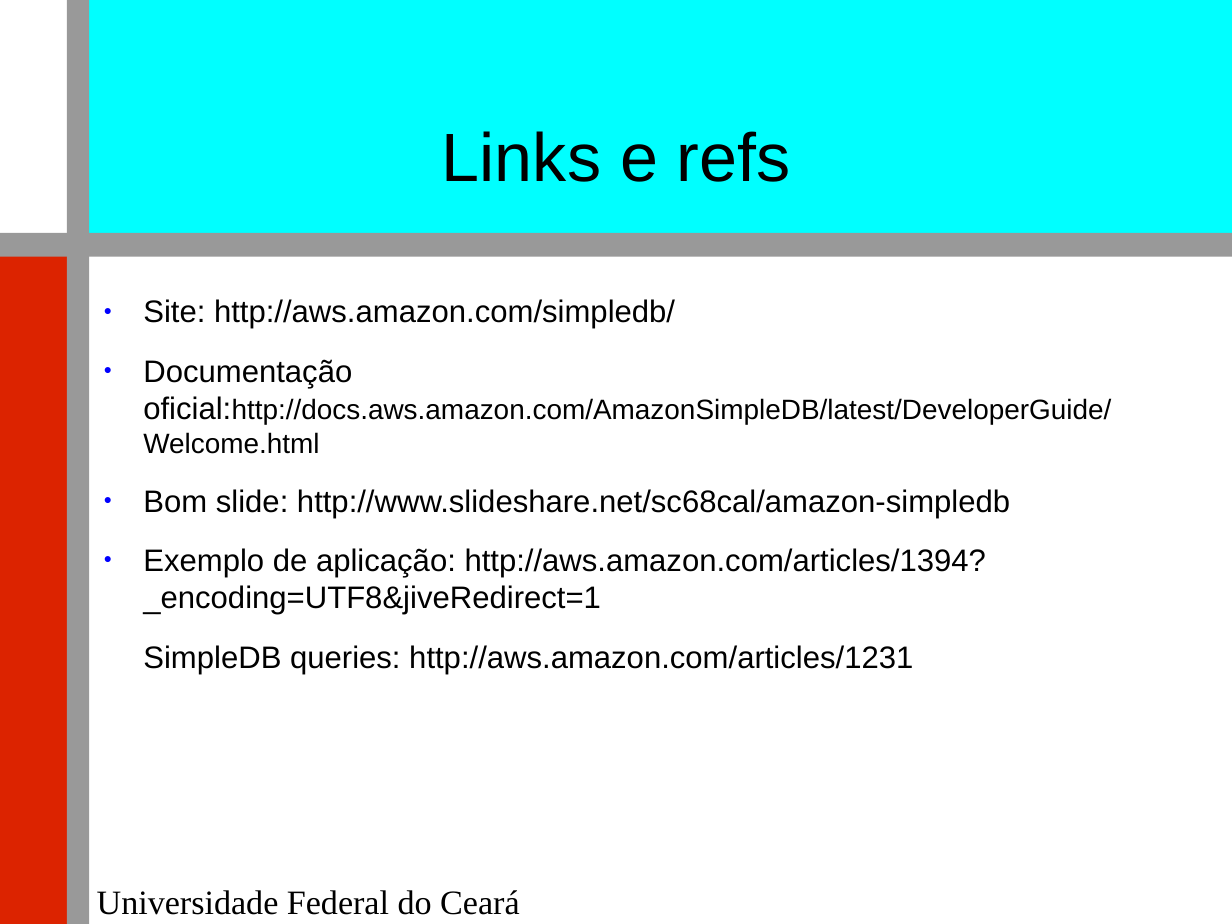
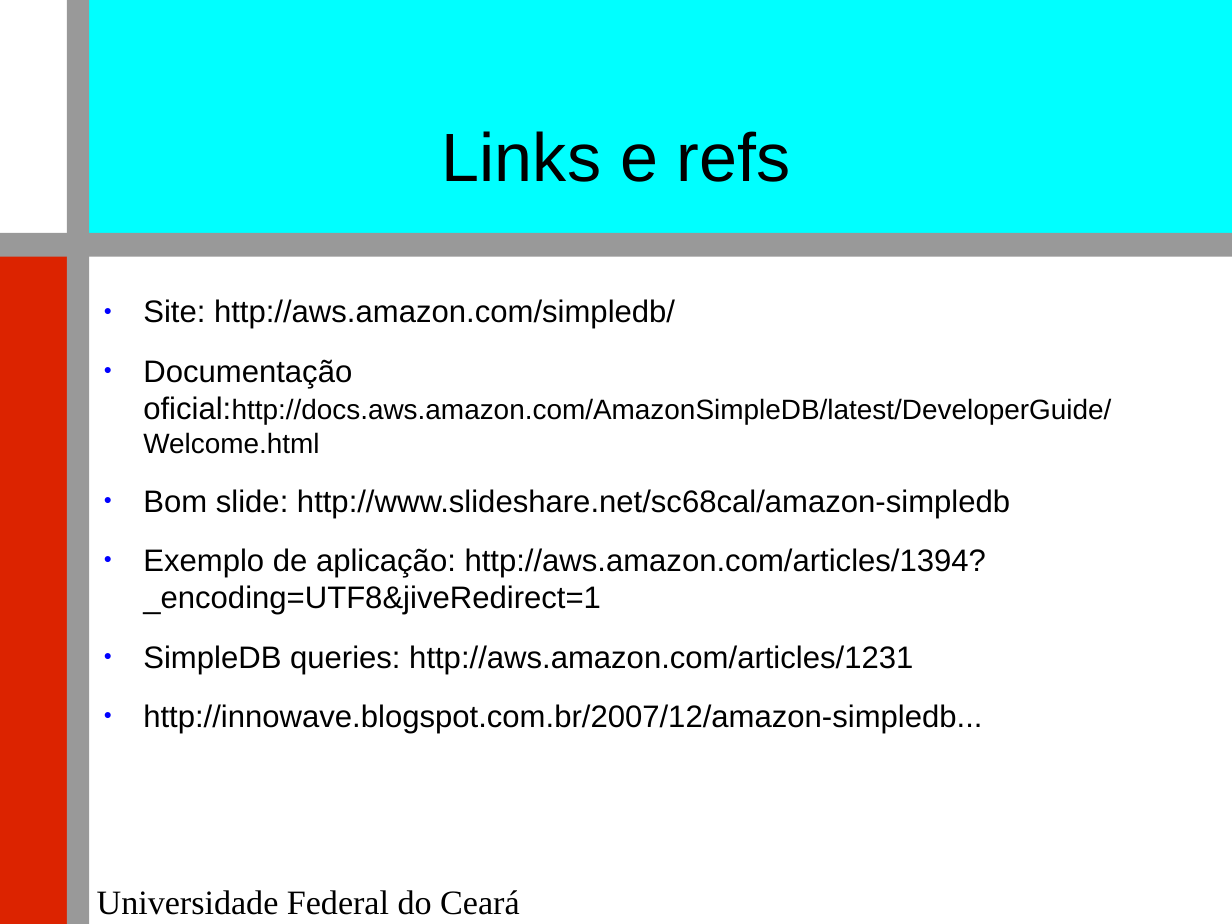
Before and after one commit to renatocjn/NoSQL_TF, a slide deck: slide 24 of Apresentação.odp. Drawn at 1232x924 pixels with LibreOffice and Linux fonts; fonts in the diff are those of the drawing; background and template pictures are left out. Boxes give left, top, right and bottom in pixels: in the first picture for what was removed or moved away, otherwise in the second. Text is boxed around its words. In the diff, an @@ line names an element or a change of style, - is before the commit and + after.

```diff
--- a/Apresentação.odp
+++ b/Apresentação.odp
@@ text at <box>143,704,982,733</box>: paragraph added @@
+● http://innowave.blogspot.com.br/2007/12/amazon-simpledb...
```
Also in this commit, not shown: 3 other slides changed, 1 other file.
